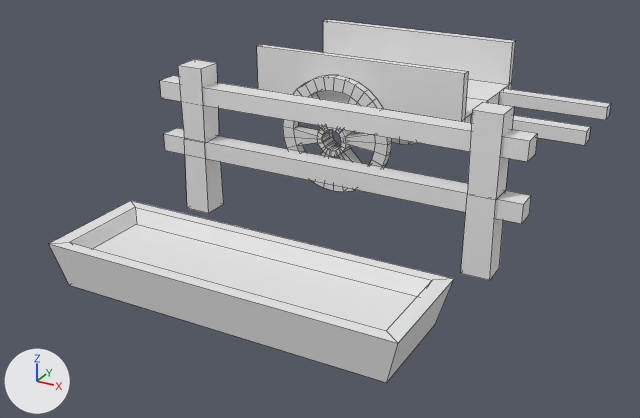
Renders of the FBX model Assets/_Project/Meshes/Envi/Props1.fbx from each side of a commit.
Before and after are seen from a 50 mm camera at (2.42, -4.55, 2.44) aimed at (0.03, -0.2, 0.27). The lights are fixed; the arrows at lower left show +X, +Y and +Z. Mesh edges are drawn as thin lines. Where no turn or scale is listed for an object, it has been applied to the vertices.

The first picture shows 'Carretto', 'Pot', 'Staccionata'.
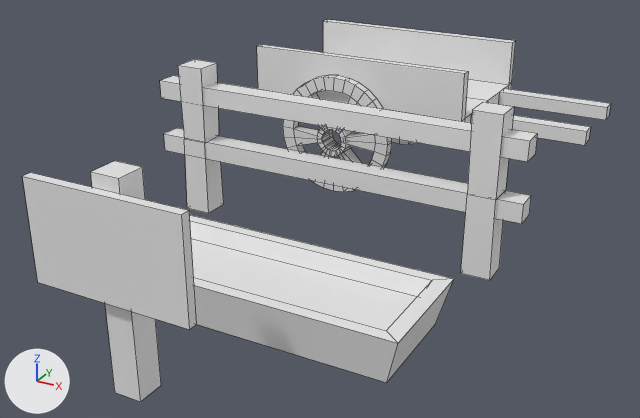
What differs and where, as boxes (x1, y1, x2, y2) in the pictures (640 x 418 px):
'Cartello', added
    after: (23, 161, 197, 402)

What changed in the scene script:
```text
Add me_plane_008:
    me_plane_008.from_pydata([(-0.076, -0.076, 0.0), (0.076, -0.076, 0.0), (-0.076, 0.076, 0.0), (0.076, 0.076, 0.0), (-0.076, 0.076, 1.1), (-0.076, -0.076, 1.1), (0.076, -0.076, 1.1), (0.076, 0.076, 1.1), (-0.426, -0.076, 0.512), (0.426, -0.076, 0.512), (-0.426, -0.076, 1.032), (0.426, -0.076, 1.032), (-0.426, -0.124, 0.512), (0.426, -0.124, 0.512), (-0.426, -0.124, 1.032), (0.426, -0.124, 1.032)], [], [(5, 6, 7, 4), (3, 2, 4, 7), (0, 1, 6, 5), (1, 3, 7, 6), (2, 0, 5, 4), (8, 10, 11, 9), (12, 13, 15, 14), (9, 11, 15, 13), (8, 9, 13, 12), (10, 8, 12, 14), (11, 10, 14, 15)])
Add ob_cartello:
    ob_cartello = bpy.data.objects.new('Cartello', me_plane_008)
    ob_cartello.location = (0.0, -1.91, 0.0)
```
